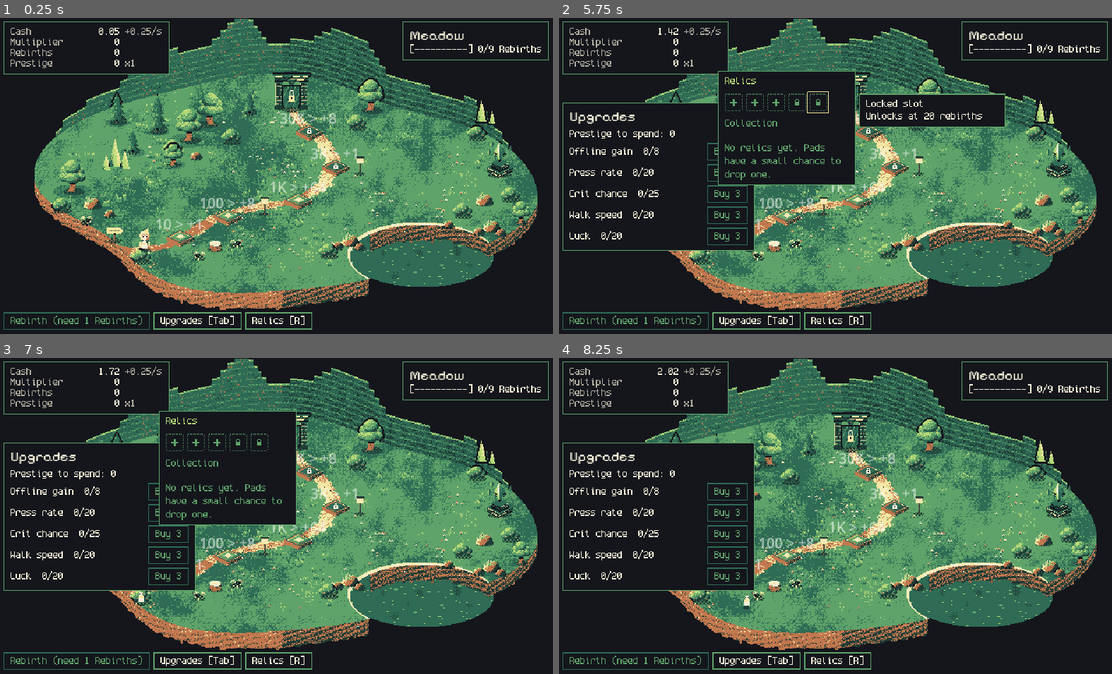
Above: before the commit, frames 1-4 (two rows, left to right).
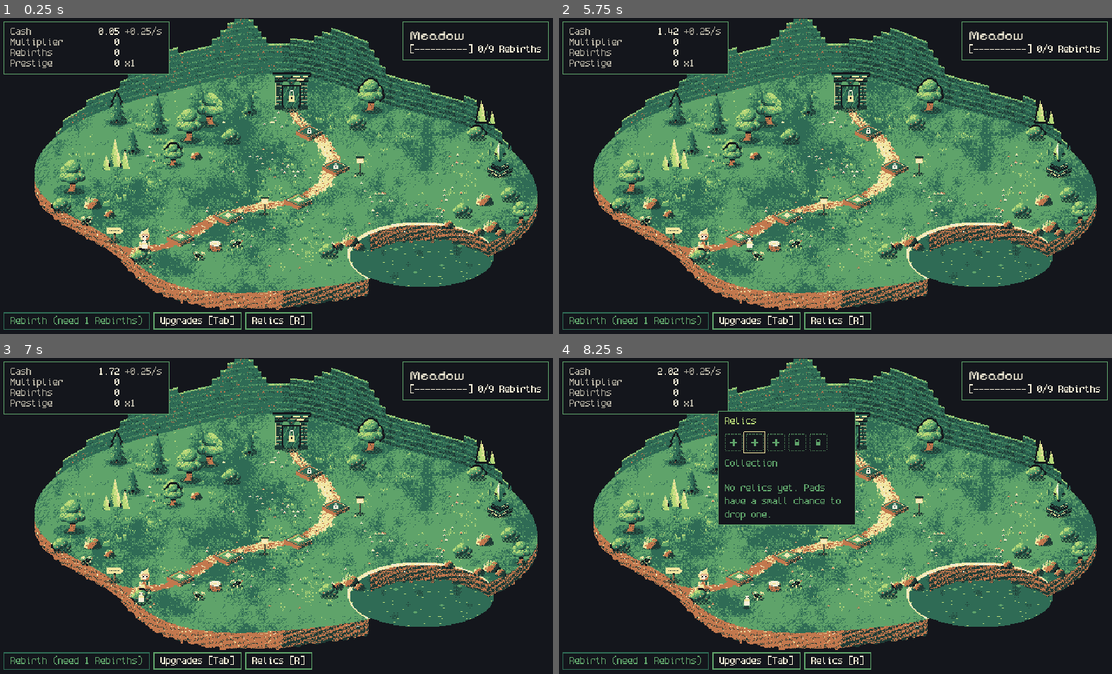
Above: after the commit, the same moments.

Repository: FreezingShock/Plinky
Game: Godot game, scene res://main.tscn
Same seed, same stepped clock (60 frames per second), same inputs: the game is played once before the commit and once after it.
Inputs (mouse positions are in pixels of both pictures, inside the frame that each line leads up to):
- Up to frame 1 (0.25 s): no input
- Up to frame 2 (5.75 s): click "Upgrades [Tab]" at 0.5 s; click "Relics [R]" at 1.25 s; tap Enter (ui_accept) at 2, 2.27, 2.75, 3.02, 3.5, 4.52, 5, 5.27 s; move the mouse to (735, 103) at 2.02 s; hold D 2.03-2.78 s; tap I at 2.1, 2.85, 3.8, 4.55, 5.3 s; click (735, 103) at 2.17 s; move the mouse to (752, 103) at 2.77 s; hold S 2.78-3.53 s; click (752, 103) at 2.92 s; move the mouse to (774, 103) at 3.52 s; hold D 3.53-4.28 s; tap Space at 3.6 s; click (774, 103) at 3.67 s; tap A at 4.25 s; move the mouse to (796, 103) at 4.27 s; hold W 4.28-5.03 s; tap 1 at 4.35 s; click (796, 103) at 4.42 s; move the mouse to (818, 103) at 5.02 s; hold A from 5.03 s (still down); tap 2 at 5.1 s; click (818, 103) at 5.17 s; tap Escape at 5.65 s
- Up to frame 3 (7 s): move the mouse to (110, 468) at 5.77 s; tap 3 at 5.85 s; click (110, 468) at 5.92 s; tap Enter (ui_accept) at 6.02 s; tap I at 6.05, 6.8 s; move the mouse to (309, 516) at 6.52 s; release A at 6.53 s; hold S from 6.53 s (still down); tap Tab at 6.6 s; click (309, 516) at 6.67 s
- Up to frame 4 (8.25 s): tap Enter (ui_accept) at 7.25, 7.52 s; move the mouse to (758, 437) at 7.27 s; release S at 7.28 s; hold D 7.28-8.03 s; tap R at 7.35 s; click (758, 437) at 7.42 s; tap I at 7.55, 8.1 s; move the mouse to (968, 500) at 8.02 s; hold W from 8.03 s (still down); click (968, 500) at 8.17 s

The runs differ from the first frame. In frame 1, 0.5% of the frame differs, in the area x 28-65%, y 30-67%; in frame 2, 22%, in the area x 0-81%, y 16-74%; in frame 3, 19%; in frame 4, 18%.

Commit message:
Pad tooltips instead of floating labels; Esc closes panels; fix demo invert key
Co-Authored-By: Claude Sonnet 5.5 <noreply@anthropic.com>
Claude-Session: https://claude.ai/code/session_01Pmx9dVAxaJU6UwR4mGA7bw

Diff:
--- a/main.gd
+++ b/main.gd
@@ -18,6 +18,8 @@
 var shake: ScreenShake
 var transitions: Transitions
 var hud: Hud
+var tooltip: PadTooltip
+var relic_panel: RelicPanel
 var palette_id: StringName = Palettes.MEADOW
 
 
@@ -68,6 +70,8 @@
 	add_child(hud)
 	hud.setup(sim)
 	_wire_relics()
+	tooltip = PadTooltip.new()
+	add_child(tooltip)
 
 	var bus: Node = get_node("/root/EventBus")
 	bus.button_pressed.connect(_on_button_pressed)
@@ -80,6 +84,30 @@
 func _process(_delta: float) -> void:
 	world.position = shake.offset
 	pad_glow.multiplier = sim.get_stat(&"mult").to_float() + 1.0
+	_update_tooltip()
+
+
+## Show the tooltip for the pad under the mouse, unless the mouse is over a HUD control.
+func _update_tooltip() -> void:
+	var over: Control = get_viewport().gui_get_hovered_control()
+	if over != null and over.mouse_filter != Control.MOUSE_FILTER_IGNORE:
+		tooltip.hide_tip()
+		return
+	var m: Vector2 = world.get_local_mouse_position()
+	for pad: TexelPad in pads.values():
+		if pad.hit(m):
+			tooltip.show_for(sim, pad.button_id, get_local_mouse_position())
+			return
+	tooltip.hide_tip()
+
+
+func _unhandled_key_input(event: InputEvent) -> void:
+	if event is InputEventKey and event.pressed and not event.echo and event.keycode == KEY_ESCAPE:
+		var any: bool = relic_panel.visible or hud.upgrades_open()
+		relic_panel.hide()
+		hud.close_panels()
+		if any:
+			get_viewport().set_input_as_handled()
 
 
 ## Pads come from the zone's pad_buttons, in the order of the scene's Pad0, Pad1, ... anchors.
@@ -141,6 +169,7 @@
 	hud.add_child(toast)
 	toast.bind(inv)
 	var panel := RelicPanel.new()
+	relic_panel = panel
 	panel.position = Vector2(180, 60)
 	panel.visible = false
 	hud.add_child(panel)
--- a/render/render_demo.gd
+++ b/render/render_demo.gd
@@ -75,5 +75,5 @@
 		KEY_1: fx.set_palette_now(Palettes.MEADOW)
 		KEY_2: fx.set_zone_palette(Palettes.QUARRY); create_tween().tween_method(func(v: float) -> void: m.set_shader_parameter("shift", v), 0.0, 1.0, 1.5)
 		KEY_3: fx.set_palette_now(Palettes.IRIS)
-		KEY_I: m.set_shader_parameter("invert", 1.0 - float(m.get_shader_parameter("invert")))
+		KEY_I: m.set_shader_parameter("invert", 1.0 - float(m.get_shader_parameter("invert") if m.get_shader_parameter("invert") != null else 0.0))
 		KEY_A: m.set_shader_parameter("ascii", 1.0 - float(m.get_shader_parameter("ascii")))
--- a/ui/hud.gd
+++ b/ui/hud.gd
@@ -39,6 +39,14 @@
 	var bus: Node = get_node("/root/EventBus")
 	bus.offline_gained.connect(_on_offline)
 	_refresh()
+
+
+func upgrades_open() -> bool:
+	return _upgrades_panel.visible
+
+
+func close_panels() -> void:
+	_upgrades_panel.visible = false
 
 
 func _panel(pos: Vector2) -> VBoxContainer:
--- /dev/null
+++ b/ui/pad_tooltip.gd
@@ -0,0 +1,58 @@
+class_name PadTooltip
+extends PanelContainer
+## Hover tooltip for a pad: what it costs, what it gives, and how far off you are.
+## Uses the theme's panel and fonts. Never takes mouse input.
+
+var _title: Label
+var _cost: Label
+var _gain: Label
+var _state: Label
+
+
+func _init() -> void:
+	visible = false
+	mouse_filter = Control.MOUSE_FILTER_IGNORE
+	z_index = 200
+	var v := VBoxContainer.new()
+	v.add_theme_constant_override("separation", 1)
+	add_child(v)
+	_title = Label.new()
+	_title.theme_type_variation = &"TitleLabel"
+	v.add_child(_title)
+	_cost = Label.new()
+	v.add_child(_cost)
+	_gain = Label.new()
+	v.add_child(_gain)
+	_state = Label.new()
+	_state.modulate = Color(1, 1, 1, 0.75)
+	v.add_child(_state)
+
+
+## Fill for one button and place near `at` (screen texels), kept inside the 640x360 view.
+func show_for(sim: Sim, button_id: StringName, at: Vector2) -> void:
+	var b: ButtonDef = sim.button_defs.get(button_id) as ButtonDef
+	if b == null:
+		hide_tip()
+		return
+	var cost_def: StatDef = sim.stat_defs[b.cost_stat] as StatDef
+	var reward_def: StatDef = sim.stat_defs[b.reward_stat] as StatDef
+	var cost: BigNum = Formulas.button_cost(b)
+	var have: BigNum = sim.get_stat(b.cost_stat)
+	_title.text = "%s %d" % [String(b.row).capitalize(), b.row_index + 1]
+	_cost.text = "Costs %s %s" % [cost.format(), cost_def.display_name]
+	_gain.text = "Gives +%s %s" % [sim.press_gain_preview(button_id).format(), reward_def.display_name]
+	if have.gte(cost):
+		_state.text = "Ready. Stand here or hold click."
+	else:
+		_state.text = "Need %s more" % cost.sub(have).format()
+	visible = true
+	reset_size()
+	var p: Vector2 = at + Vector2(10.0, 12.0)
+	p.x = clampf(p.x, 2.0, 640.0 - size.x - 2.0)
+	if p.y + size.y > 358.0:
+		p.y = at.y - size.y - 8.0
+	position = p.round()
+
+
+func hide_tip() -> void:
+	visible = false
--- a/world/texel_pad.gd
+++ b/world/texel_pad.gd
@@ -1,7 +1,7 @@
 class_name TexelPad
 extends Node2D
 ## A pressable pad anchored on the baked meadow art. Standing on it presses at the player's press rate.
-## The art already shows the pad; this adds the live ring, the cost label, and the press logic.
+## The art already shows the pad; this adds the live ring and the press logic. Cost and reward show in PadTooltip on hover.
 
 const HALF: Vector2 = Vector2(14.0, 7.0)  # pad half extents in texels (2:1 diamond)
 
@@ -16,8 +16,6 @@
 var hold: HoldPress
 
 var _timer: float = 0.0
-var _label: Label
-var _label_clock: float = 0.0
 
 
 func _ready() -> void:
@@ -25,15 +23,6 @@
 	add_child(hold)
 	hold.tick.connect(_press)
 	hold.released.connect(func() -> void: holding = false)
-	_label = Label.new()
-	_label.theme_type_variation = &"CaptionLabel"
-	_label.texture_filter = CanvasItem.TEXTURE_FILTER_NEAREST
-	_label.mouse_filter = Control.MOUSE_FILTER_IGNORE
-	_label.horizontal_alignment = HORIZONTAL_ALIGNMENT_CENTER
-	_label.size = Vector2(80, 10)
-	_label.position = Vector2(-40, -26)
-	add_child(_label)
-	_refresh_label()
 
 
 func _physics_process(delta: float) -> void:
@@ -49,10 +38,6 @@
 		if _timer <= 0.0:
 			_press()
 			_timer = sim.press_interval()
-	_label_clock += delta
-	if _label_clock >= 0.2:
-		_label_clock = 0.0
-		_refresh_label()
 	queue_redraw()
 
 
@@ -65,9 +50,7 @@
 	if not (event is InputEventMouseButton) or event.button_index != MOUSE_BUTTON_LEFT:
 		return
 	if event.pressed:
-		var d: Vector2 = to_local(get_global_mouse_position())
-		var h: Vector2 = HALF * 1.3
-		if (d.x * d.x) / (h.x * h.x) + (d.y * d.y) / (h.y * h.y) <= 1.0:
+		if hit((get_parent() as Node2D).get_local_mouse_position()):
 			holding = true
 			hold.begin()
 			_press()
@@ -76,13 +59,11 @@
 		hold.end()
 
 
-func _refresh_label() -> void:
-	var sim: Sim = GameState.sim
-	var b: ButtonDef = sim.button_defs.get(button_id) as ButtonDef
-	if b == null:
-		return
-	_label.text = "%s > +%s" % [Formulas.button_cost(b).format(), sim.press_gain_preview(button_id).format()]
-	_label.modulate = Color.WHITE if affordable else Color(1, 1, 1, 0.55)
+## True if a point in this pad's parent space is over the pad (slightly generous, for hover and clicks).
+func hit(p: Vector2, slack: float = 1.3) -> bool:
+	var d: Vector2 = p - position
+	var h: Vector2 = HALF * slack
+	return (d.x * d.x) / (h.x * h.x) + (d.y * d.y) / (h.y * h.y) <= 1.0
 
 
 func _diamond(scale: float) -> PackedVector2Array:
